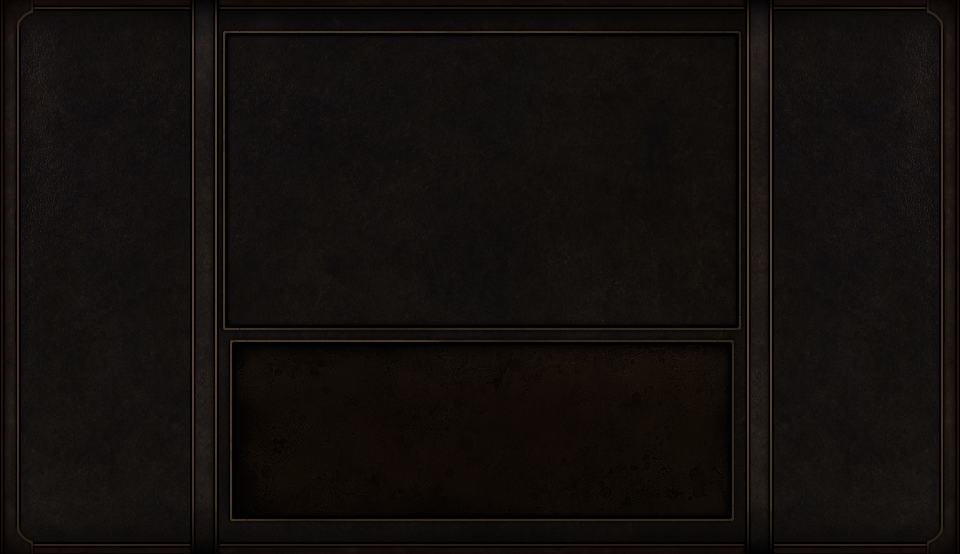
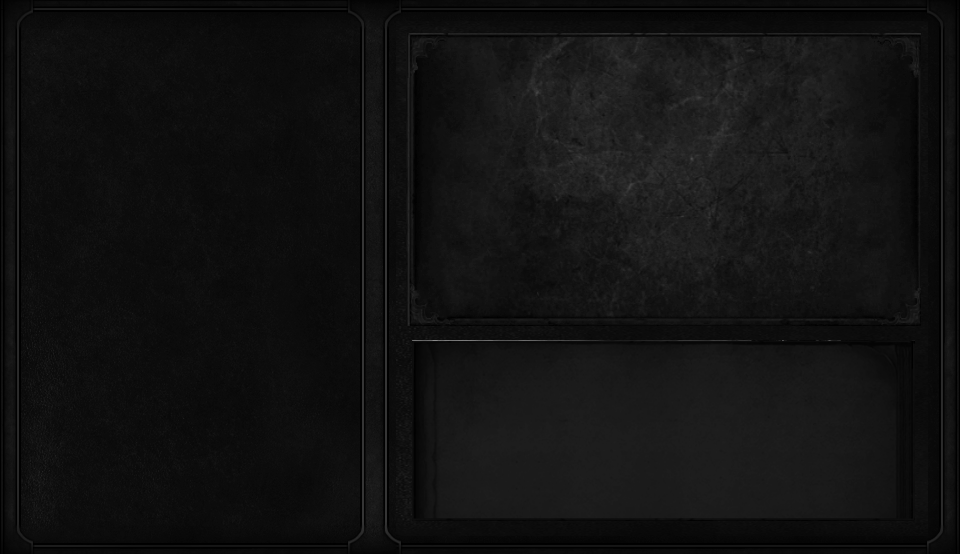
Two versions of the same layered image (960px x 554px). Layer-by-layer changes:
removed layer "Layer 1" over [1, 0, 959, 554]
added layer "Camada 3" above "Camada 1" over [412, 340, 915, 521]
added layer "Camada 1" above "Camada 6" over [406, 33, 921, 326]
added layer "Camada 6" over [1, 0, 959, 554]
